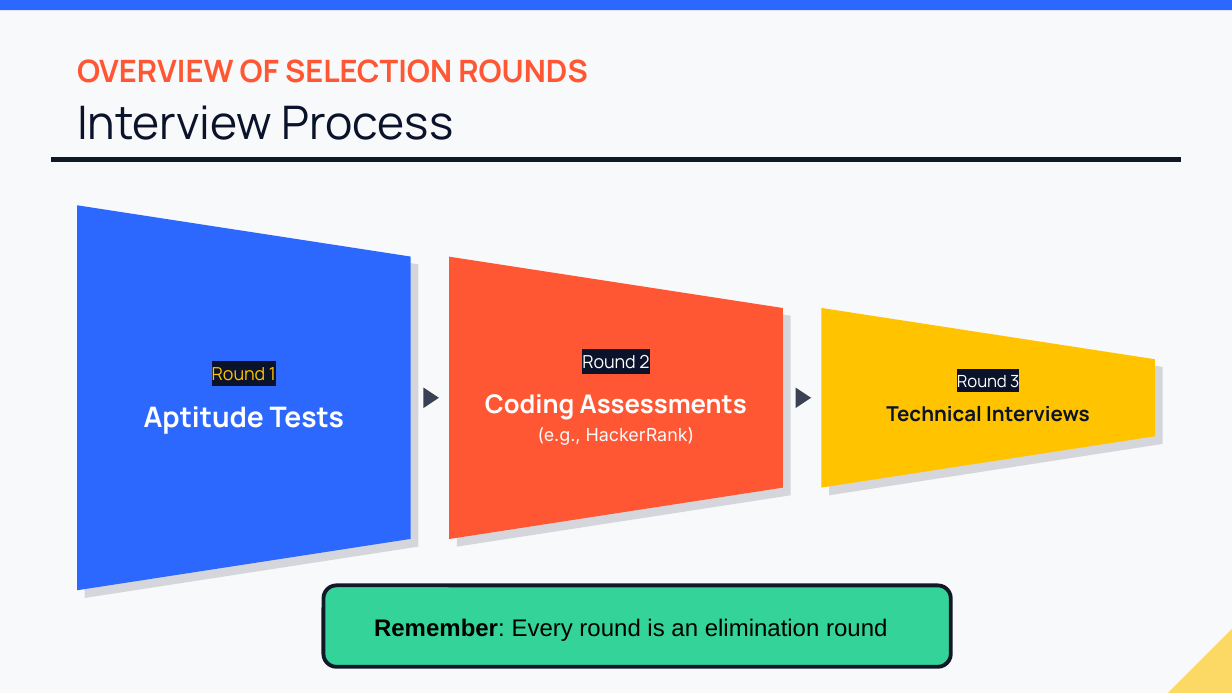
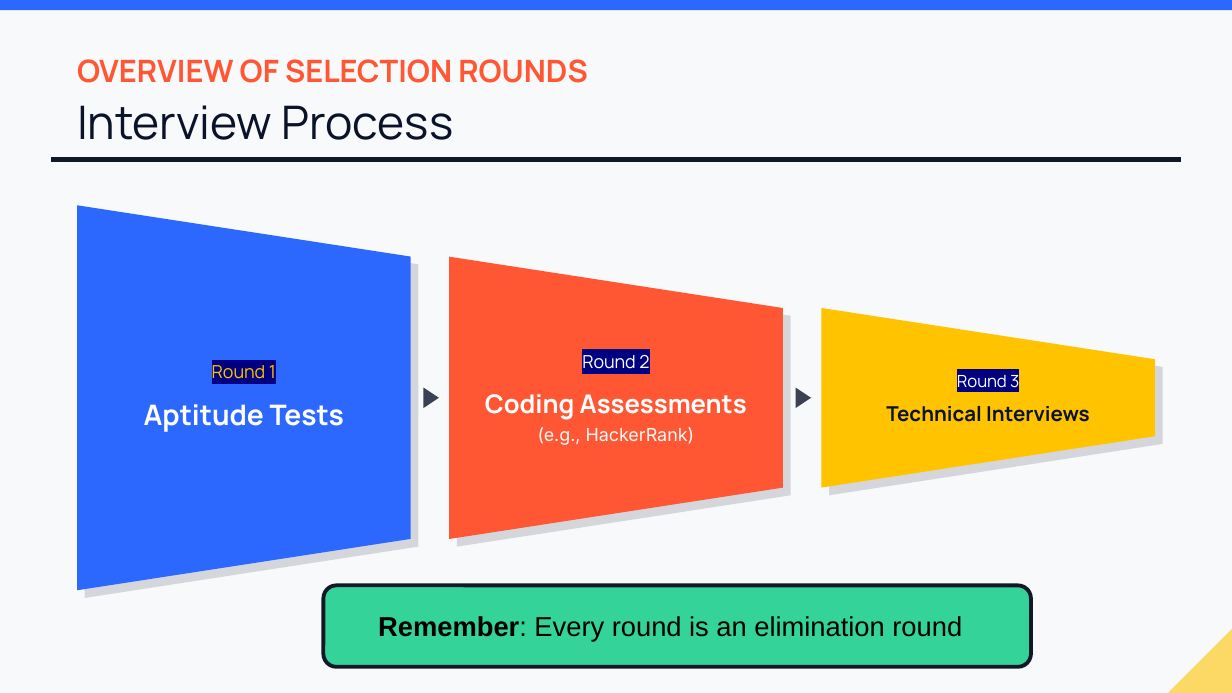
Before and after one commit to brinda-25/workshop, a slide deck: slide 7 of Day1/Campus_to_Company.pptx. Drawn at 1232x693 pixels with LibreOffice and Linux fonts; fonts in the diff are those of the drawing; background and template pictures are left out. Boxes give left, top, right and bottom in pixels: in the first picture for what was removed or moved away, otherwise in the second. Text is boxed around its words. In the diff, an @@ line names an element or a change of style, - is before the commit and + after.

```diff
--- a/Day1/Campus_to_Company.pptx
+++ b/Day1/Campus_to_Company.pptx
@@ text at <box>582,355,649,369</box>: highlight #0B132B to #000080 in "Round 2" @@
@@ text at <box>212,365,276,385</box>: highlight #0B132B to #000080 in "Round 1" @@
@@ text at <box>957,375,1019,388</box>: highlight #0B132B to #000080 in "Round 3" @@
@@ rounded rectangle: place and size @@
-rounded rectangle at <box>323,585,950,667</box>
+rounded rectangle at <box>323,585,1030,667</box>
@@ text "Remember: Every round is an ..." at <box>378,616,962,642</box>: size 14 to 16 pt @@
```
Also in this commit, not shown: 17 other slides changed, 6 slides added, 1 slide removed.
